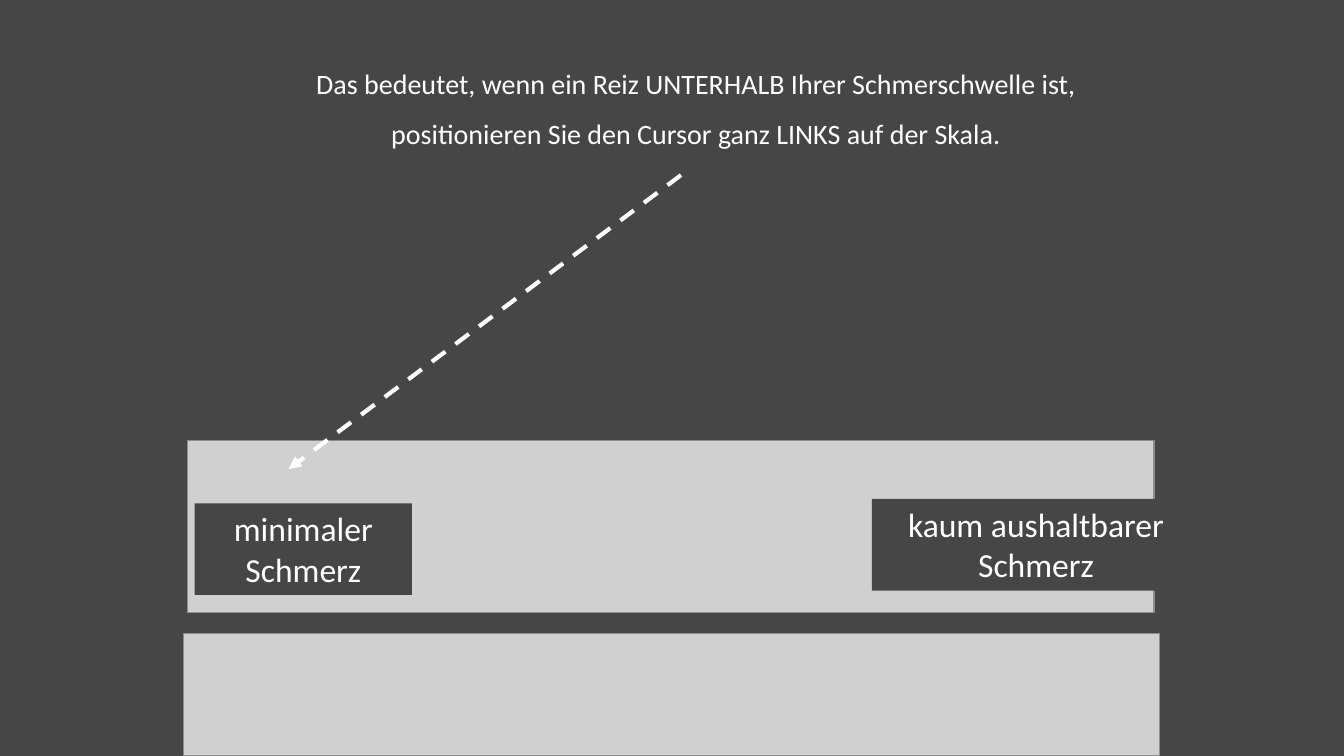
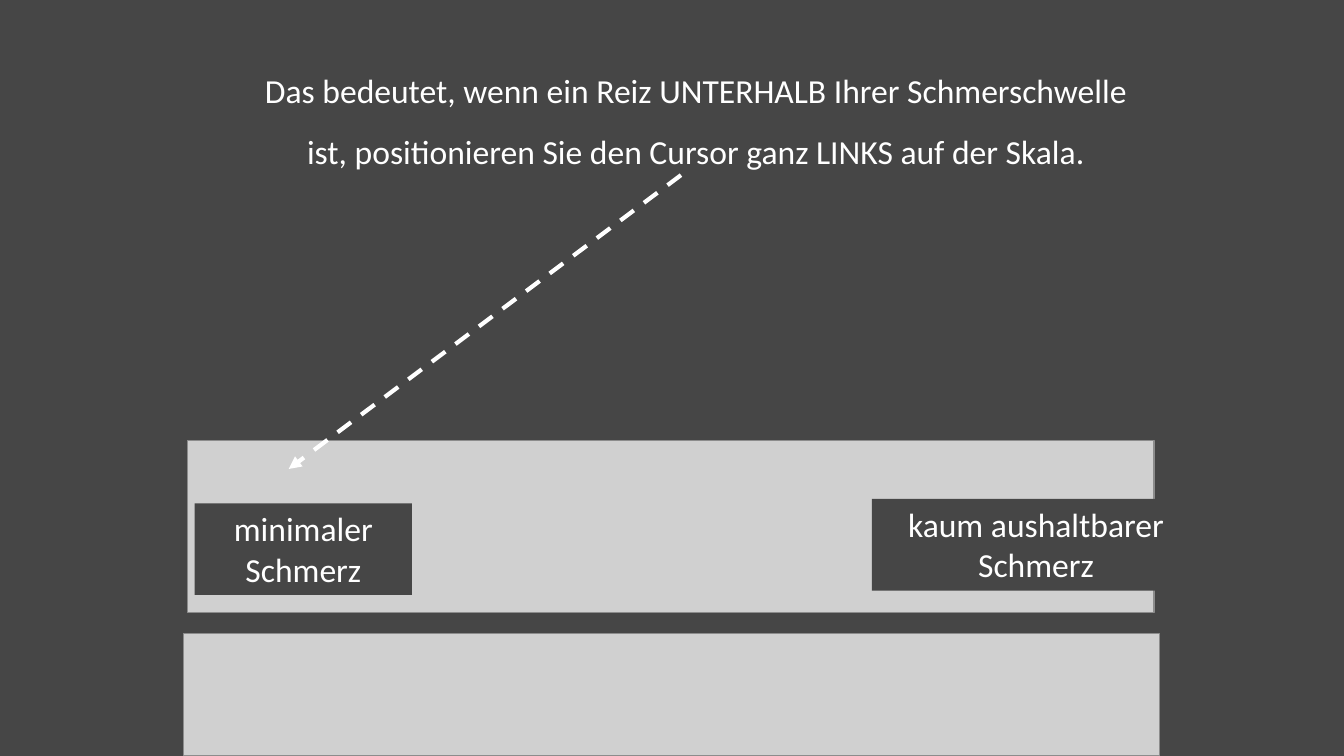
Before and after one commit to Nian-Jingqing/PEEP_fMRI, a slide deck: slide 12 of utils/img/VAS_Paradigm_Visuals.pptx. Drawn at 1344x756 pixels with LibreOffice and Linux fonts; fonts in the diff are those of the drawing; grey boxes stand for pictures. Boxes give left, top, right and bottom in pixels: in the first picture for what was removed or moved away, otherwise in the second. Text is boxed around its words. In the diff, an @@ line names an element or a change of style, - is before the commit and + after.

```diff
--- a/utils/img/VAS_Paradigm_Visuals.pptx
+++ b/utils/img/VAS_Paradigm_Visuals.pptx
@@ text "Das bedeutet, wenn ein Reiz ..." at [265,79,1126,170]: size 20 to 24 pt @@
```
Also in this commit, not shown: 2 other slides changed, 7 other files.
